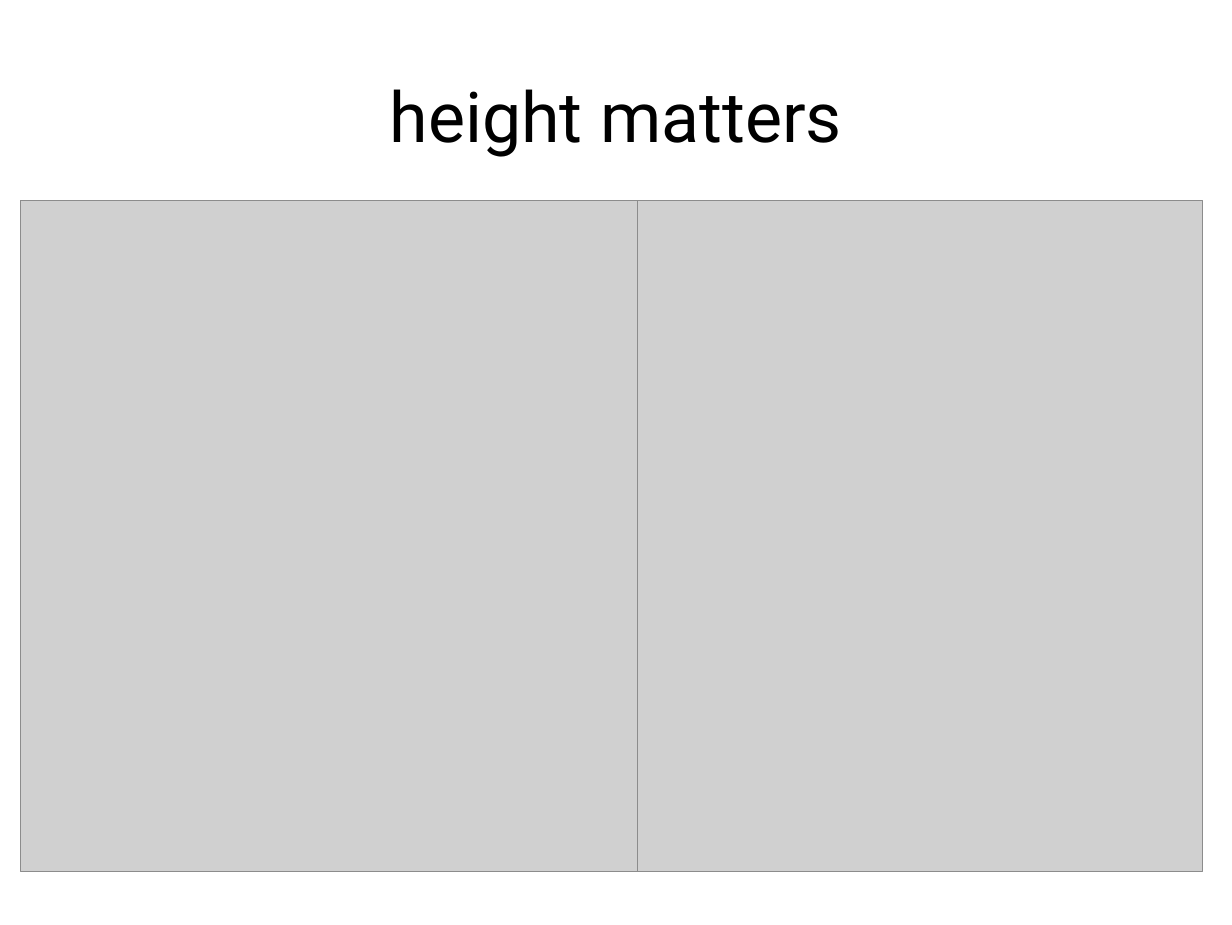
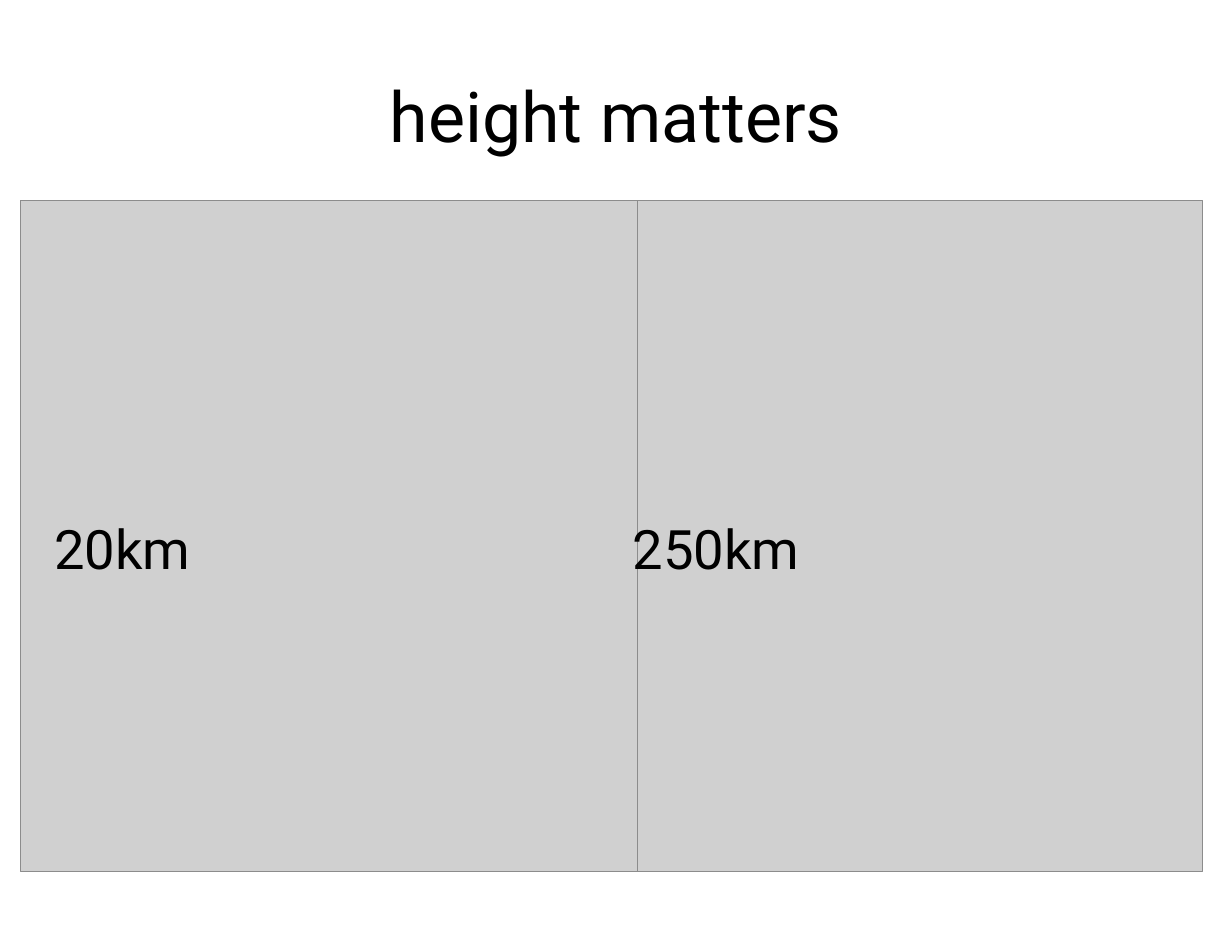
Before and after one commit to leouieda/egu2014, a slide deck: slide 49 of presentation/slides.odp (slide 60 before the commit). Drawn at 1232x925 pixels with LibreOffice and Linux fonts; fonts in the diff are those of the drawing; grey boxes stand for pictures. Boxes give left, top, right and bottom in pixels: in the first picture for what was removed or moved away, otherwise in the second. Text is boxed around its words. In the diff, an @@ line names an element or a change of style, - is before the commit and + after.

```diff
--- a/presentation/slides.odp
+++ b/presentation/slides.odp
@@ text added at (54, 528, 190, 570), 35 pt, text #000000 @@
+20km
@@ text added at (632, 519, 799, 582), 35 pt, text #000000 @@
+250km
```
Also in this commit, not shown: 2 other slides changed, 2 slides added, 1 other file.
